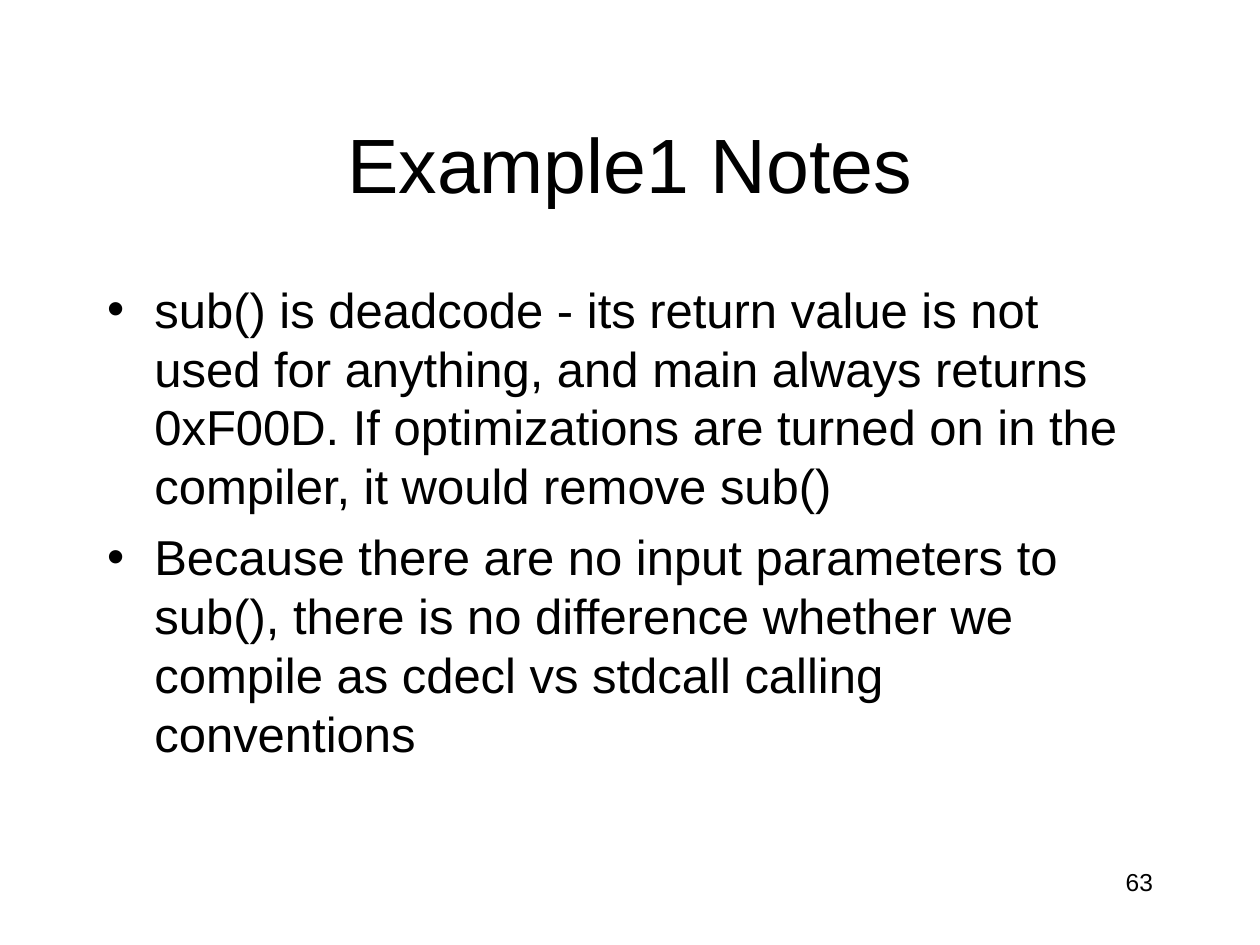
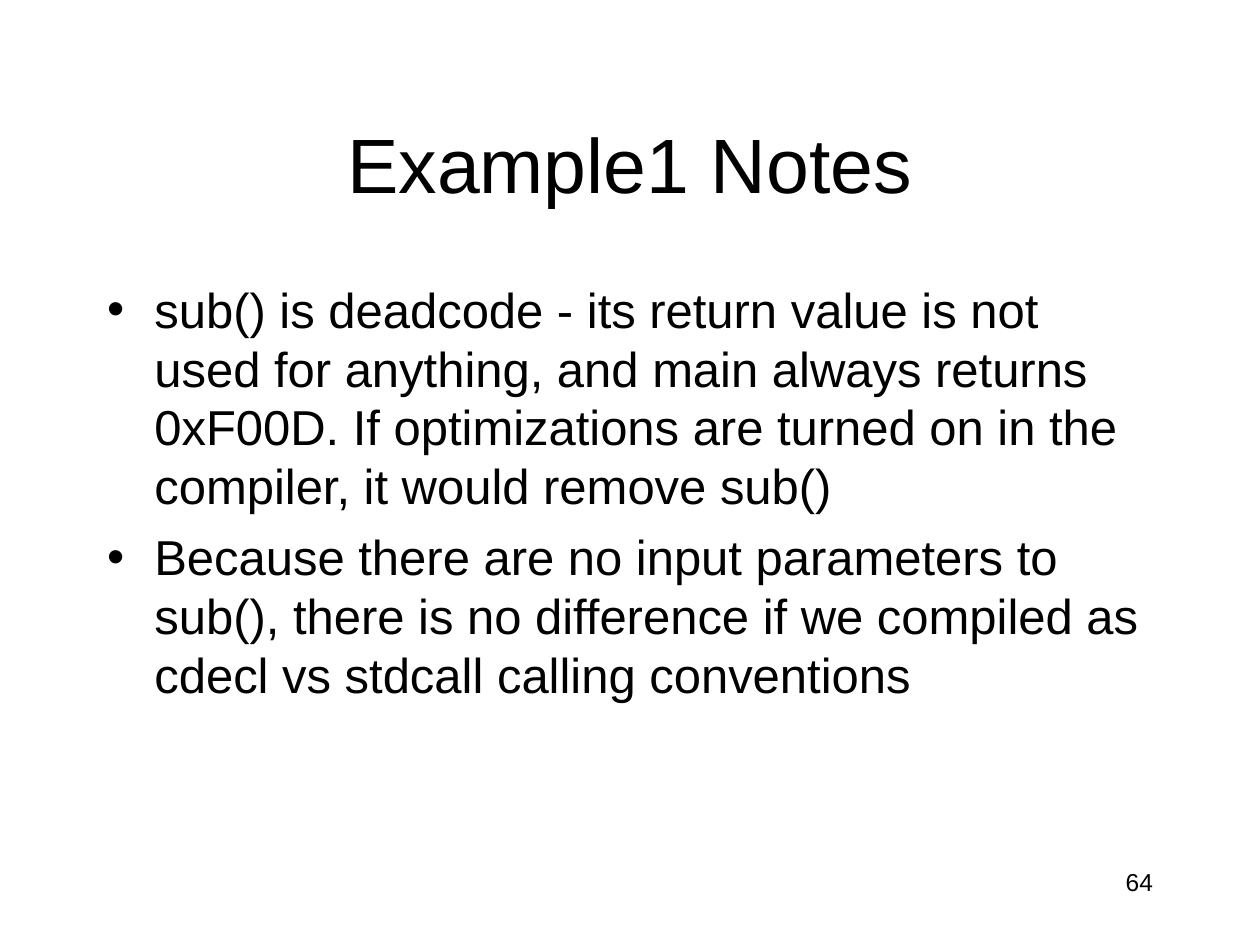
Before and after one commit to RobotMafiaCTF/RE_VR_Training, a slide deck: slide 64 of assembly/ppts/IntroductionToIntelx86-Part1.ppt (slide 63 before the commit). Drawn at 1260x945 pixels with LibreOffice and Linux fonts; fonts in the diff are those of the drawing. Boxes give left, top, right and bottom in pixels: in the first picture for what was removed or moved away, otherwise in the second. Text is boxed around its words. In the diff, an @@ line names an element or a change of style, - is before the commit and + after.

```diff
--- a/assembly/ppts/IntroductionToIntelx86-Part1.ppt
+++ b/assembly/ppts/IntroductionToIntelx86-Part1.ppt
@@ text at <box>154,539,1138,703</box>: text changed @@
-• Because there are no input parameters to sub(), there is no difference whether we compile as cdecl vs stdcall calling conventions
+• Because there are no input parameters to sub(), there is no difference if we compiled as cdecl vs stdcall calling conventions
@@ page number at <box>1126,874,1153,892</box>: text changed @@
-63
+64
```
Also in this commit, not shown: 33 other slides changed.
